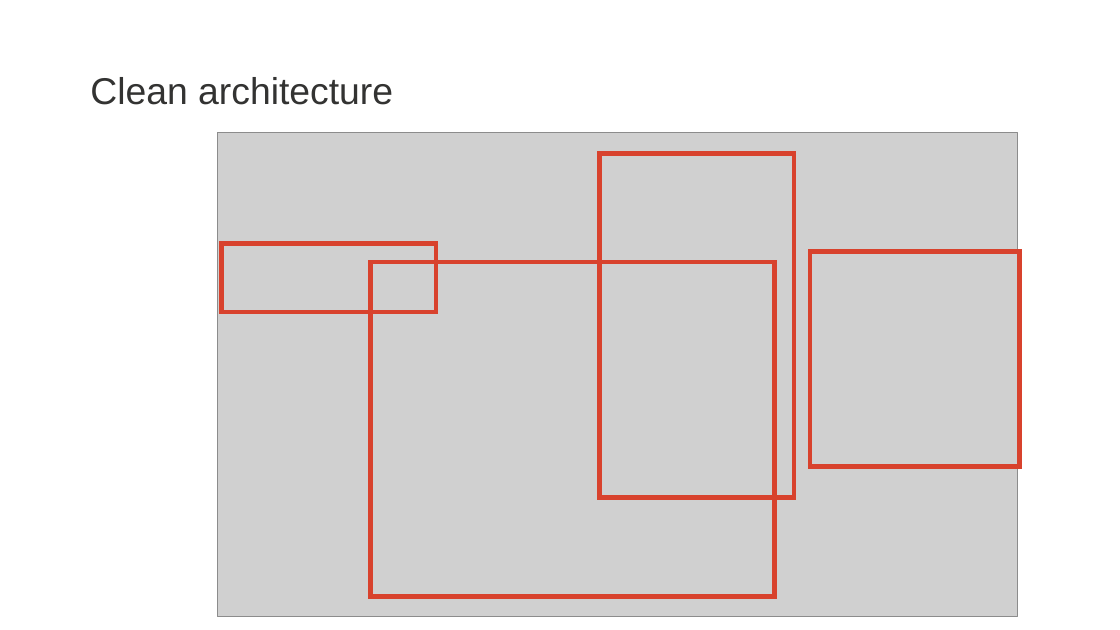
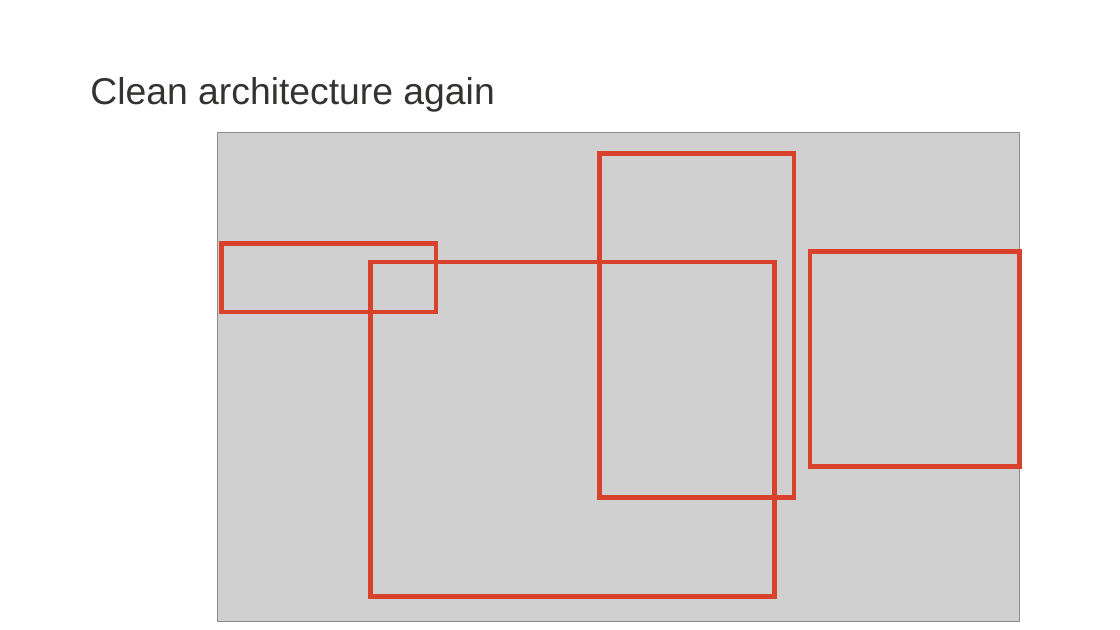
Before and after one commit to zatsepinvl/where-to-put-the-service, a slide deck: slide 34 of Where to put the service.pptm. Drawn at 1120x630 pixels with LibreOffice and Linux fonts; fonts in the diff are those of the drawing; grey boxes stand for pictures; background and template pictures are left out. Boxes give left, top, right and bottom in pixels: in the first picture for what was removed or moved away, otherwise in the second. Text is boxed around its words. In the diff, an @@ line names an element or a change of style, - is before the commit and + after.

```diff
--- a/Where to put the service.pptm
+++ b/Where to put the service.pptm
@@ title at (90, 77, 494, 112): text changed @@
-Clean architecture
+Clean architecture again
@@ picture: place and size @@
-picture at (217, 133, 1018, 617)
+picture at (217, 133, 1019, 621)
```
Also in this commit, not shown: 13 other slides changed, 3 slides added, 6 slides removed, 13 other files.
